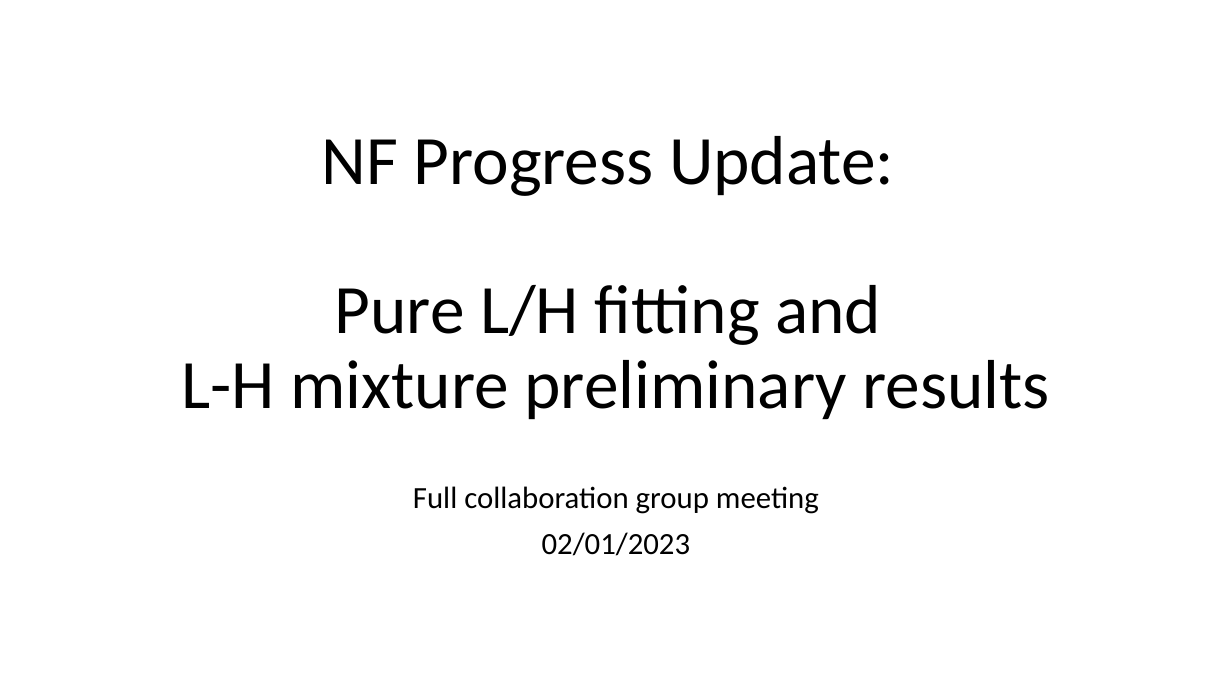
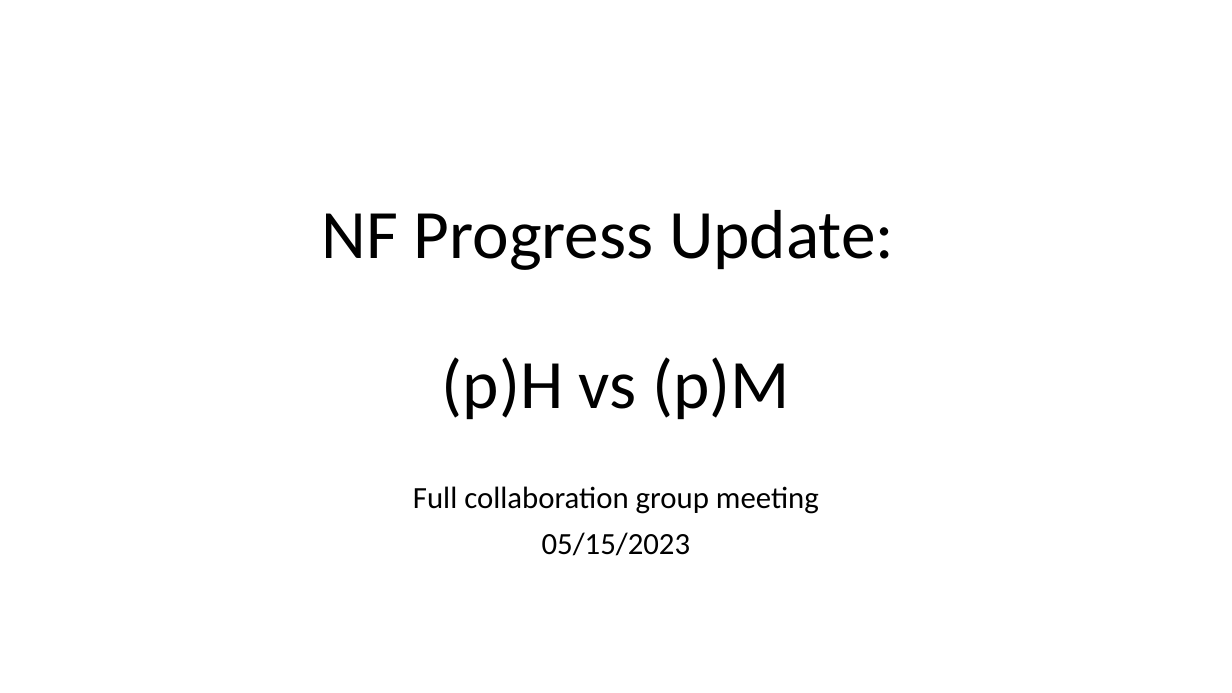
Before and after one commit to tyokokur/presentations, a slide deck: slide 1 of 20230515 NF Collab Update.pptx. Drawn at 1232x693 pixels with LibreOffice and Linux fonts; fonts in the diff are those of the drawing. Boxes give left, top, right and bottom in pixels: in the first picture for what was removed or moved away, otherwise in the second. Text is boxed around its words. In the diff, an @@ line names an element or a change of style, - is before the commit and + after.

```diff
--- a/20230515 NF Collab Update.pptx
+++ b/20230515 NF Collab Update.pptx
@@ title at [322, 210, 894, 420]: text changed @@
-NF Progress Update:
-Pure L/H fitting and
-L-H mixture preliminary results
+NF Progress Update:
+(p)H vs (p)M
@@ subtitle at [542, 532, 691, 556]: text changed @@
-02/01/2023
+05/15/2023
```
Also in this commit, not shown: 1 other slide changed, 1 slide added, 3 slides removed.
